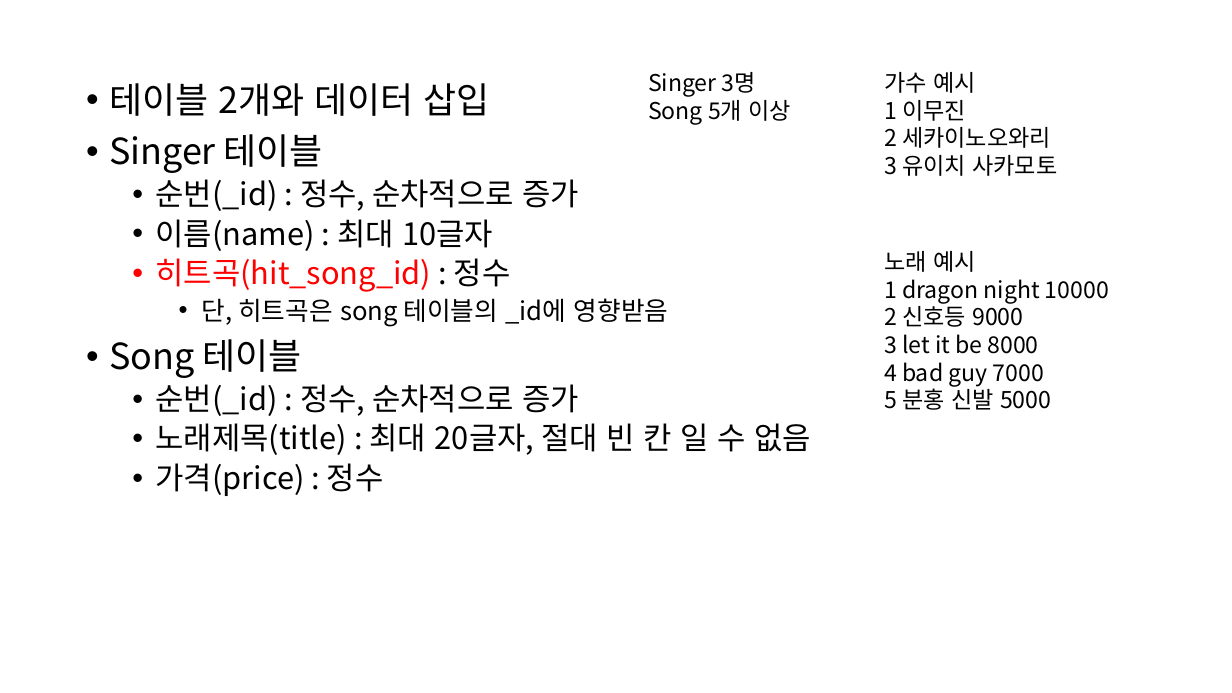
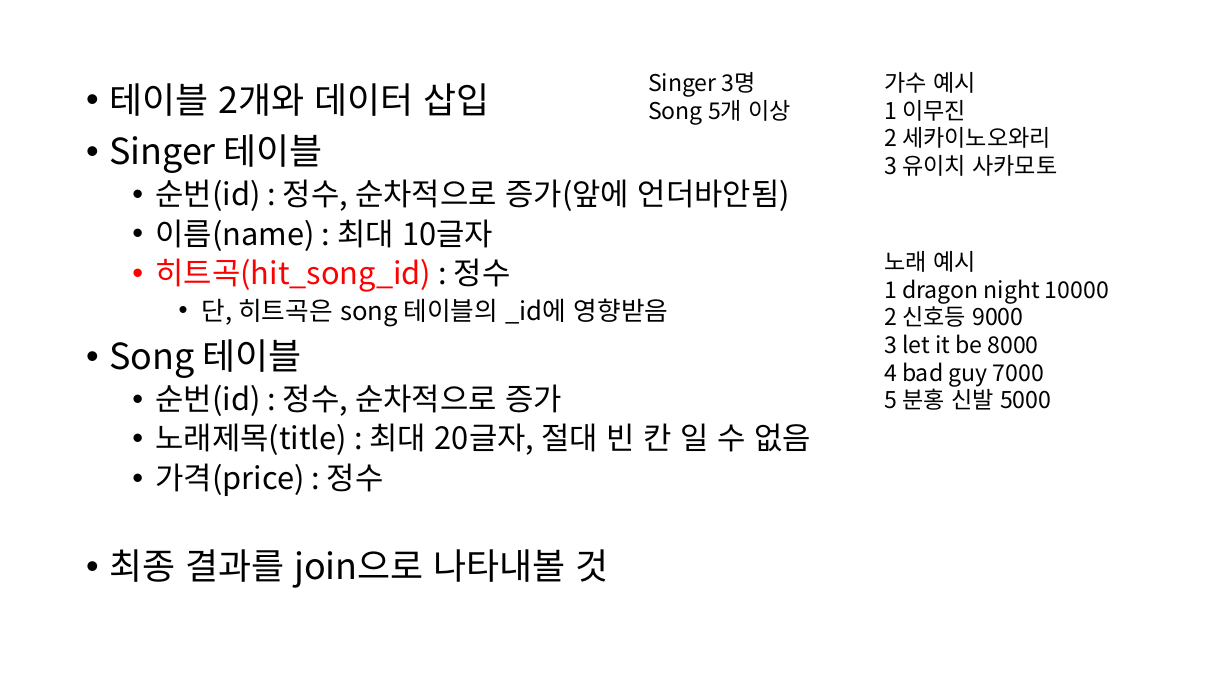
Before and after one commit to DongJoonLeeDJ/AI_305_7_20220627, a slide deck: slide 1 of DB수업/실습문제20220818.pptx. Drawn at 1232x693 pixels with LibreOffice and Linux fonts; fonts in the diff are those of the drawing. Boxes give left, top, right and bottom in pixels: in the first picture for what was removed or moved away, otherwise in the second. Text is boxed around its words. In the diff, an @@ line names an element or a change of style, - is before the commit and + after.

```diff
--- a/DB수업/실습문제20220818.pptx
+++ b/DB수업/실습문제20220818.pptx
@@ text at bbox=[155, 179, 790, 211]: text changed @@
-  • 순번(_id) : 정수, 순차적으로 증가
+  • 순번(id) : 정수, 순차적으로 증가(앞에 언더바안됨)
@@ text at bbox=[155, 384, 562, 416]: text changed @@
-  • 순번(_id) : 정수, 순차적으로 증가
+  • 순번(id) : 정수, 순차적으로 증가
@@ text at bbox=[109, 549, 609, 588]: paragraph added @@
+• 최종 결과를 join으로 나타내볼 것
```
Also in this commit, not shown: 3 other files.
